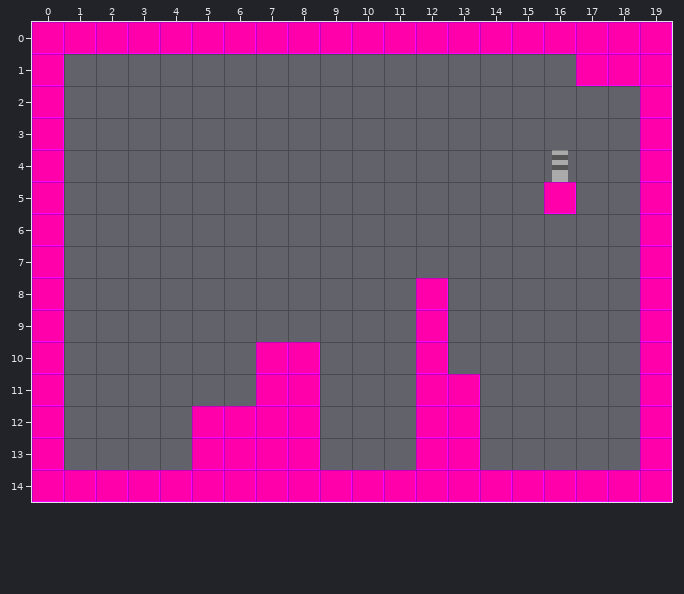
Tiled map -- assets/map/level_1.tmx. The picture above was drawn from the file before the commit.
Cells are 32x32 px. Shown: x 0..19, y 0..14.
Now the later version:
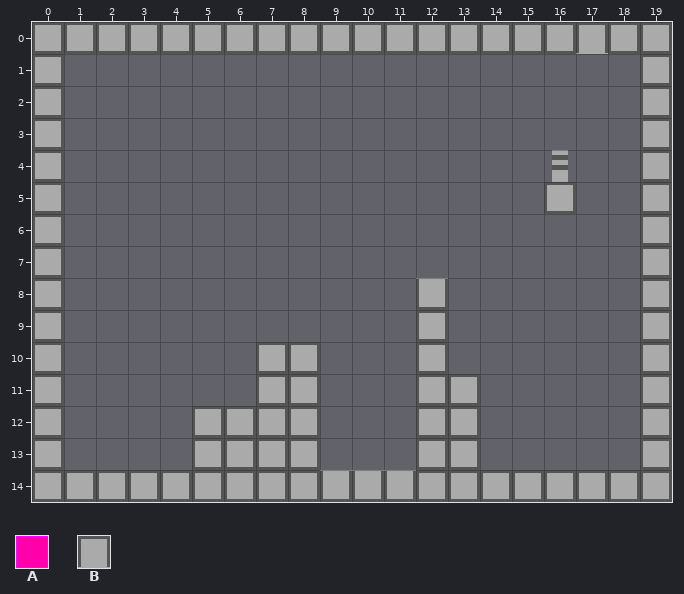
Key: from "tiles": A 0, B 4.
_ is an empty cell, # one hidden under a higher layer, . an unchanged one.
Difference:
--- layer "Down"
@@ x 17..18 @@
- 0 _.
- 1 ##
+ 0 B.
+ 1 __
--- layer "Solid" (now hidden)
@@ x 0..19 @@
- 0 AAAAAAAAAAAAAAAAAAAA
- 1 A................AAA
- 2 A..................A
- 3 A..................A
- 4 A..................A
- 5 A...............A..A
- 6 A..................A
- 7 A..................A
- 8 A...........A......A
- 9 A...........A......A
-10 A......AA...A......A
-11 A......AA...AA.....A
-12 A....AAAA...AA.....A
-13 A....AAAA...AA.....A
-14 AAAAAAAAAAAAAAAAAAAA
+ 0 ____________________
+ 1 _................___
+ 2 _.................._
+ 3 _.................._
+ 4 _.................._
+ 5 _..............._.._
+ 6 _.................._
+ 7 _.................._
+ 8 _..........._......_
+ 9 _..........._......_
+10 _......__..._......_
+11 _......__...__....._
+12 _....____...__....._
+13 _....____...__....._
+14 ____________________
Pixel boxes of the changes (left, top, right, bottom) in both pictures:
changed: (32, 22, 672, 502)
